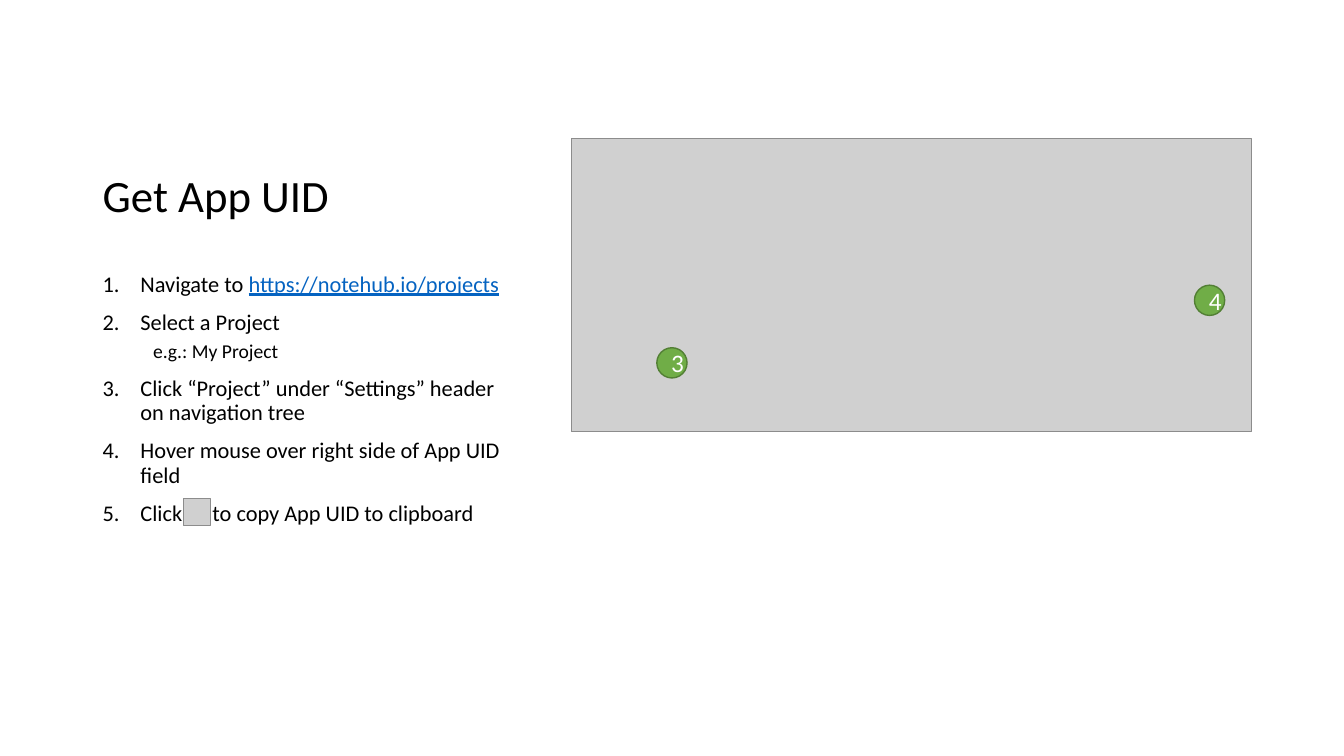
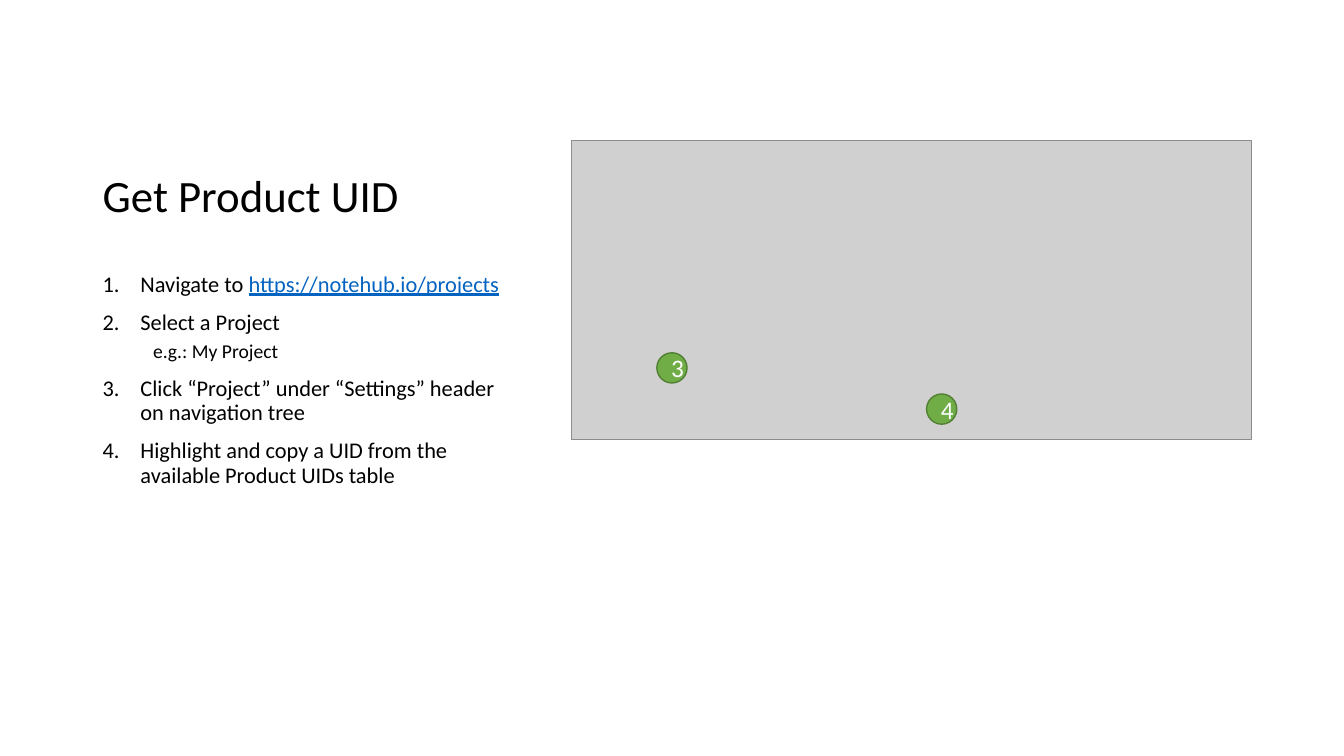
Before and after one commit to blues/note-tutorials, a slide deck: slide 34 of Host Firmware Tutorial.pptx. Drawn at 1344x756 pixels with LibreOffice and Linux fonts; fonts in the diff are those of the drawing; grey boxes stand for pictures; background and template pictures are left out. Boxes give left, top, right and bottom in pixels: in the first picture for what was removed or moved away, otherwise in the second. Text is boxed around its words. In the diff, an @@ line names an element or a change of style, - is before the commit and + after.

Commit message:
Changes API calls to Notehub projects to use product UID
Product UID is a more accessible value, and can be discerned from either
the Notecard, or Notehub.  It is also user-defined, which means the
user is already familiar with this ID.

```diff
--- a/Host Firmware Tutorial.pptx
+++ b/Host Firmware Tutorial.pptx
@@ picture: place and size @@
-picture at [571,139,1251,433]
+picture at [572,140,1252,440]
@@ title at [103,181,399,213]: text changed @@
-Get App UID
+Get Product UID
@@ ellipse "3": place and size @@
-ellipse "3" at [657,348,688,378]
+ellipse "3" at [657,353,688,383]
@@ ellipse "4": place and size @@
-ellipse "4" at [1195,285,1225,316]
+ellipse "4" at [927,394,957,424]
@@ text at [140,442,447,483]: text changed @@
-4. Hover mouse over right side of App UID field
-5. Click to copy App UID to clipboard
+4. Highlight and copy a UID from the available Product UIDs table
@@ picture removed at [184,499,211,526] @@
```
Also in this commit, not shown: 6 other slides changed.
